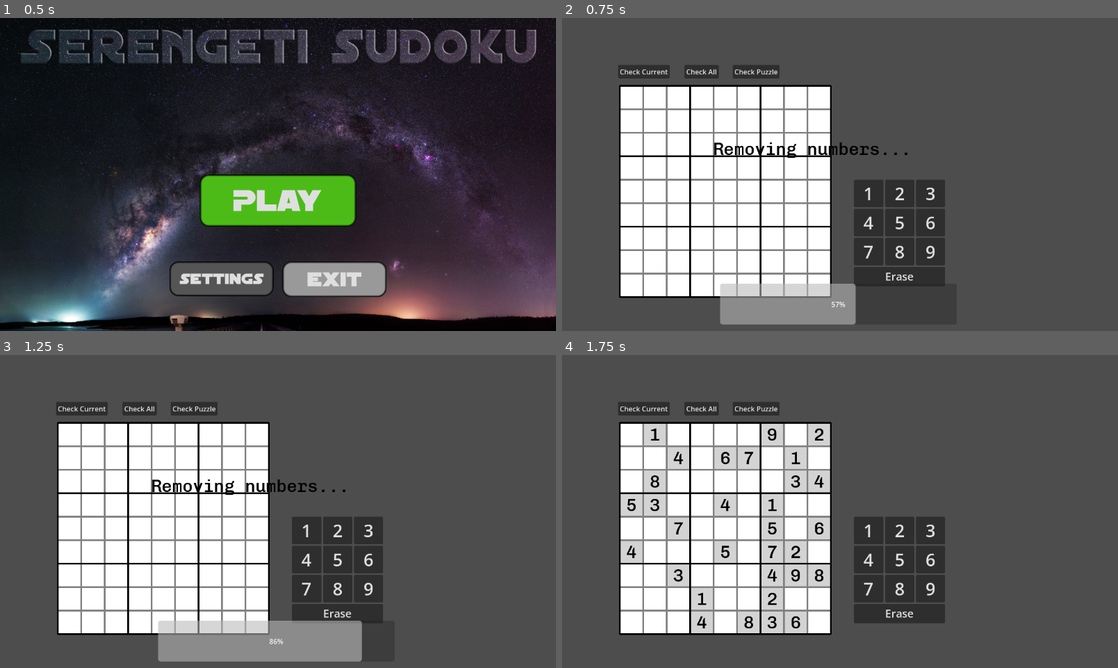
Above: before the commit, frames 1-4 (two rows, left to right).
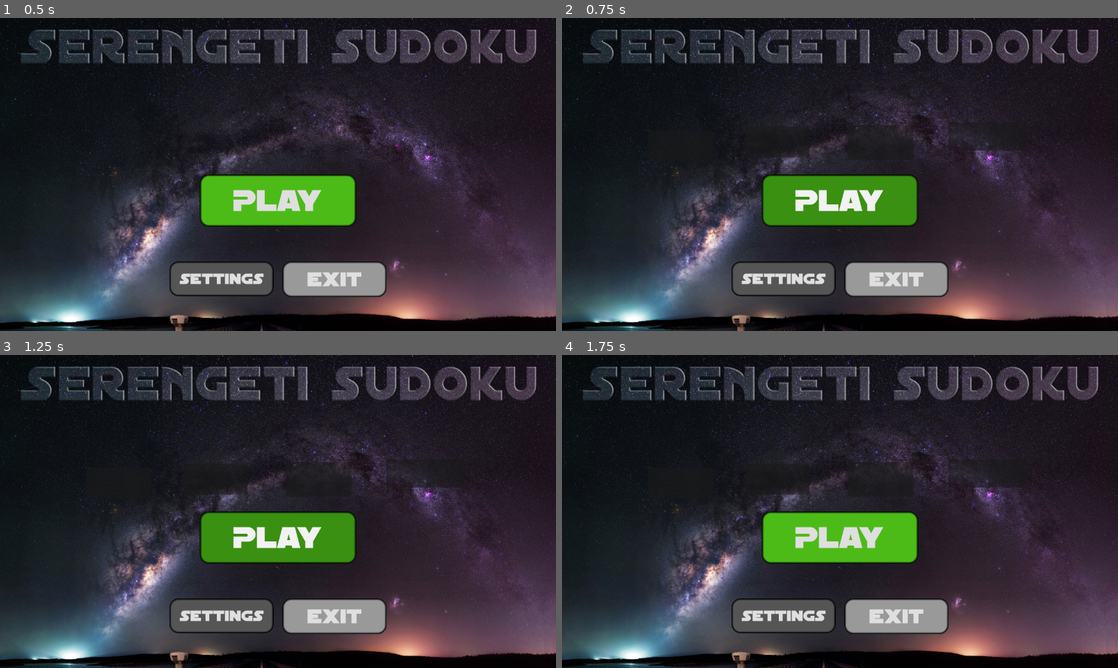
Above: after the commit, the same moments.

Repository: Convy32/Serengeti-Sudoku
Game: Godot game, scene res://main_menu.tscn
The game is run twice, just before and just after one commit, with the same random seed, the same clock (stepped at 60 frames per second) and the same inputs.
Inputs (mouse positions are in pixels of both pictures, inside the frame that each line leads up to):
- Up to frame 1 (0.5 s): no input
- Up to frame 2 (0.75 s): click "Play" at 0.5 s
- Up to frame 3 (1.25 s): no input
- Up to frame 4 (1.75 s): click (756, 408) at 1.25 s, where only the run before the commit has a clickable "Check Puzzle"

Frame 1 is identical in both runs. In frame 2, 90% of the frame differs, in the area x 0-100%, y 0-100%; in frame 3, 90%; in frame 4, 90%.

Commit message:
Level variation, work on level select

Diff:
--- a/sudoku/game.tscn
+++ b/sudoku/game.tscn
@@ -6,6 +6,7 @@
 [ext_resource type="Texture2D" uid="uid://c5qdecpb0w03y" path="res://greygb1.png" id="3_fc0e3"]
 [ext_resource type="Script" uid="uid://dn7hywdobsu33" path="res://loading_screen.gd" id="6_eow3j"]
 [ext_resource type="Texture2D" uid="uid://bt8yarauyheww" path="res://blackgrid1.png" id="6_ryrav"]
+[ext_resource type="Texture2D" uid="uid://bd12jw4ns8b0u" path="res://loadingscreen.png" id="7_eow3j"]
 
 [sub_resource type="Theme" id="Theme_feb5d"]
 Label/colors/font_color = Color(0, 0, 0, 1)
@@ -24,6 +25,7 @@
 grow_vertical = 2
 theme = SubResource("Theme_feb5d")
 script = ExtResource("2_ryrav")
+metadata/_edit_vertical_guides_ = [640.0]
 
 [node name="Camera2D" type="Camera2D" parent="." unique_id=2128346661]
 position = Vector2(640, 360)
@@ -173,25 +175,31 @@
 metadata/_edit_lock_ = true
 
 [node name="LoadingScreen" type="Control" parent="." unique_id=2021376657]
-visible = false
 anchors_preset = 0
 offset_right = 1280.0
 offset_bottom = 720.0
 script = ExtResource("6_eow3j")
 
+[node name="Loadingscreen" type="Sprite2D" parent="LoadingScreen" unique_id=534134066]
+position = Vector2(640, 360)
+texture = ExtResource("7_eow3j")
+
 [node name="ProgressBar" type="ProgressBar" parent="LoadingScreen" unique_id=405260344]
 layout_mode = 0
-offset_left = 364.0
-offset_top = 611.0
-offset_right = 909.0
-offset_bottom = 705.0
+offset_top = 620.0
+offset_right = 1280.0
+offset_bottom = 720.0
+show_percentage = false
 
 [node name="Label" type="Label" parent="LoadingScreen" unique_id=973009061]
 layout_mode = 0
-offset_left = 348.0
-offset_top = 277.0
-offset_right = 849.0
-offset_bottom = 452.0
+offset_left = 390.0
+offset_top = 640.0
+offset_right = 890.0
+offset_bottom = 700.0
+theme_override_font_sizes/font_size = 50
+horizontal_alignment = 1
+vertical_alignment = 1
 
 [connection signal="id_pressed" from="MenuBar/Check Current" to="." method="_on_check_current_id_pressed"]
 [connection signal="id_pressed" from="MenuBar2/Check All" to="." method="_on_check_all_id_pressed"]
--- a/sudoku/main.gd
+++ b/sudoku/main.gd
@@ -1,7 +1,5 @@
 extends Control
 
-var healthmode = false #will be used later for difficult levels, where you take
-						#damage if you check incorrectly
 var health = 3 #used for above
 
 @export var global_grid_container = GridContainer
@@ -22,11 +20,13 @@
 		if s.box_value:
 			numbers_found.append(s.box_value)
 		if s.box_value == "":
-			s.color = Color(0.6, 0.0, 0.0, 0.75)
 			result = false
+			if Globals.difficulty == "easy" or Globals.difficulty == "medium":
+				s.color = Color(0.6, 0.0, 0.0, 0.75)
 	for s in spaces:
 		if s.box_value in duplicate_numbers:
-			s.color = Color(0.6, 0, 0, 0.75)
+			if Globals.difficulty == "easy" or Globals.difficulty == "medium":
+				s.color = Color(0.6, 0, 0, 0.75)
 
 	return result
 
@@ -47,75 +47,79 @@
 	return active_column
 
 func check_current_row():
-	var spaces = []
-	for s in range(9):
-		spaces.append($GridContainer.get_child((get_current_row() * 9) + s))
-	check_spaces(spaces)
+	if Globals.difficulty == "easy":
+		var spaces = []
+		for s in range(9):
+			spaces.append($GridContainer.get_child((get_current_row() * 9) + s))
+		check_spaces(spaces)
 
 func check_current_column():
-	var spaces = []
-	for s in range(9):
-		spaces.append($GridContainer.get_child(get_current_column() + (s * 9)))
-	check_spaces(spaces)
+	if Globals.difficulty == "easy":
+		var spaces = []
+		for s in range(9):
+			spaces.append($GridContainer.get_child(get_current_column() + (s * 9)))
+		check_spaces(spaces)
 
 func check_current_box():
-	var box_row = floor(get_current_row() / 3)
-	var box_column = floor(get_current_column() / 3)
-
-	var spaces = []
-	for br in range(3):
-		for bc in range(3): #line below should maybe be put onto 2 lines
-			spaces.append($GridContainer.get_child((box_row * 27) + bc + (br * 9) + (box_column * 3)))
-	check_spaces(spaces)
-
-
+	if Globals.difficulty == "easy":
+		var box_row = floor(get_current_row() / 3)
+		var box_column = floor(get_current_column() / 3)
+
+		var spaces = []
+		for br in range(3):
+			for bc in range(3): #line below should maybe be put onto 2 lines
+				spaces.append($GridContainer.get_child((box_row * 27) + bc + (br * 9) + (box_column * 3)))
+		check_spaces(spaces)
 
 func check_all_rows() -> void:
-	Globals.all_rows_complete = false
-	var rowscomplete = 0
-
-	for c in range(9):
-		var row = []
+	if Globals.difficulty == "medium" or Globals.difficulty == "easy":
+		Globals.all_rows_complete = false
+		var rowscomplete = 0
+
+		for c in range(9):
+			var row = []
+			for r in range(9):
+				row.append($GridContainer.get_child(r + (c * 9)))
+
+			if check_spaces(row) == true:
+				rowscomplete += 1
+
+		if rowscomplete == 9:
+			Globals.all_rows_complete = true
+
+func check_all_columns() -> void:
+	if Globals.difficulty == "medium" or Globals.difficulty == "easy":
+		Globals.all_columns_complete = false
+		var columnscomplete = 0
+
 		for r in range(9):
-			row.append($GridContainer.get_child(r + (c * 9)))
-
-		if check_spaces(row) == true:
-			rowscomplete += 1
-
-	if rowscomplete == 9:
-		Globals.all_rows_complete = true
-
-func check_all_columns() -> void:
-	Globals.all_columns_complete = false
-	var columnscomplete = 0
-
-	for r in range(9):
-		var column = []
-		for c in range(9):
-			column.append($GridContainer.get_child((c * 9) + r))
-
-		if check_spaces(column) == true:
-			columnscomplete += 1
-
-	if columnscomplete == 9:
-		Globals.all_columns_complete = true
+			var column = []
+			for c in range(9):
+				column.append($GridContainer.get_child((c * 9) + r))
+
+			if check_spaces(column) == true:
+				columnscomplete += 1
+
+		if columnscomplete == 9:
+			Globals.all_columns_complete = true
 
 func check_all_boxes() -> void:
-	Globals.all_boxes_complete = false
-	var boxescomplete = 0
-
-	for br in range(3):
-		for bc in range(3):
-			var box = []
-			for r in range(3):
-				for c in range(3): #line below should be put onto 2 lines
-					box.append($GridContainer.get_child(c + (9 * r) + (3 * bc) + (27 * br)))
-
-			if check_spaces(box) == true:
-				boxescomplete += 1
-
-	if boxescomplete == 9:
-		Globals.all_boxes_complete = true
+	if Globals.difficulty == "medium" or Globals.difficulty == "easy":
+		Globals.all_boxes_complete = false
+		var boxescomplete = 0
+
+		for br in range(3):
+			for bc in range(3):
+				var box = []
+				for r in range(3):
+					for c in range(3): #line below should be put onto 2 lines
+						box.append($GridContainer.get_child(c + (9 * r) + (3 * bc) + (27 * br)))
+
+				if check_spaces(box) == true:
+					boxescomplete += 1
+
+		if boxescomplete == 9:
+			Globals.all_boxes_complete = true
 
 func check_puzzle():
 	check_all_boxes()
@@ -126,8 +130,10 @@
 	and Globals.all_rows_complete
 	and Globals.all_columns_complete):
 		game_win()
-	elif healthmode == true:
+	elif Globals.difficulty == "hardcore":
 		health -= 1
+		if health <= 0:
+			game_lose()
 
 func game_win():
 	pass
--- a/sudoku/main_menu.gd
+++ b/sudoku/main_menu.gd
@@ -1,10 +1,11 @@
 extends Control
 
+const new_game = preload("res://new_game.tscn")
 
 func _on_exit_pressed() -> void:
 	get_tree().quit()
 
 
 func _on_play_pressed() -> void:
-	Globals.difficulty = "medium"
-	get_tree().change_scene_to_file("res://game.tscn")
+	var game_selector = new_game.instantiate(PackedScene.GEN_EDIT_STATE_INSTANCE)
+	add_child(game_selector)
--- /dev/null
+++ b/sudoku/new_game.tscn
@@ -0,0 +1,37 @@
+[gd_scene format=3 uid="uid://ctrcfmrukh84y"]
+
+[node name="Control" type="Control" unique_id=1102971563]
+layout_mode = 3
+anchors_preset = 15
+anchor_right = 1.0
+anchor_bottom = 1.0
+grow_horizontal = 2
+grow_vertical = 2
+
+[node name="Easy" type="Button" parent="." unique_id=2022239173]
+layout_mode = 0
+offset_left = 198.0
+offset_top = 259.0
+offset_right = 347.0
+offset_bottom = 330.0
+
+[node name="Medium" type="Button" parent="." unique_id=1828965152]
+layout_mode = 0
+offset_left = 422.0
+offset_top = 250.0
+offset_right = 570.0
+offset_bottom = 321.0
+
+[node name="Hard" type="Button" parent="." unique_id=1636744514]
+layout_mode = 0
+offset_left = 657.0
+offset_top = 246.0
+offset_right = 809.0
+offset_bottom = 326.0
+
+[node name="Harcore" type="Button" parent="." unique_id=152548178]
+layout_mode = 0
+offset_left = 889.0
+offset_top = 240.0
+offset_right = 1069.0
+offset_bottom = 305.0
Binary file added: sudoku/loadingscreen.png
Not shown, added: sudoku/loadingscreen.png.import
